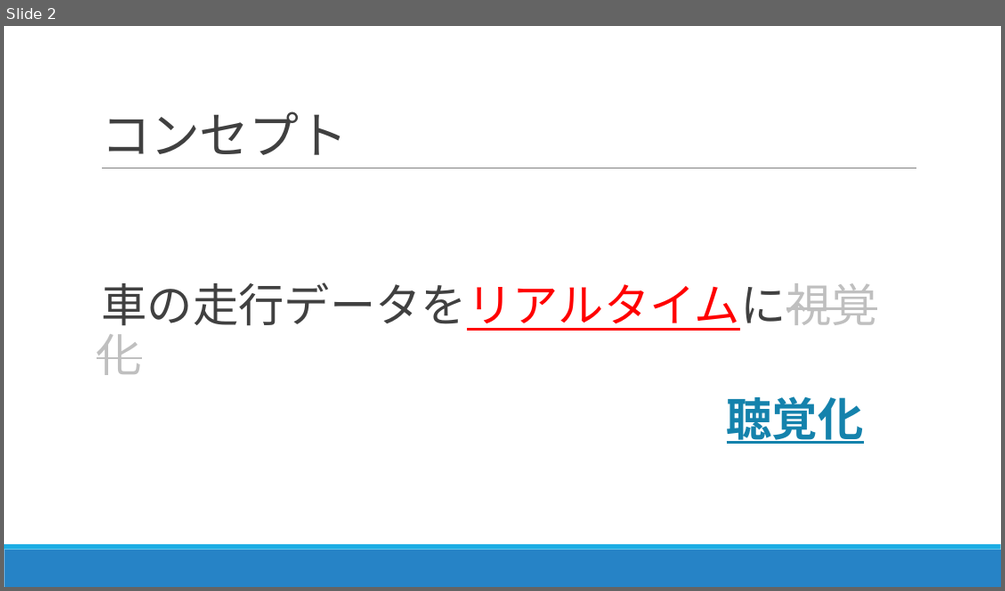
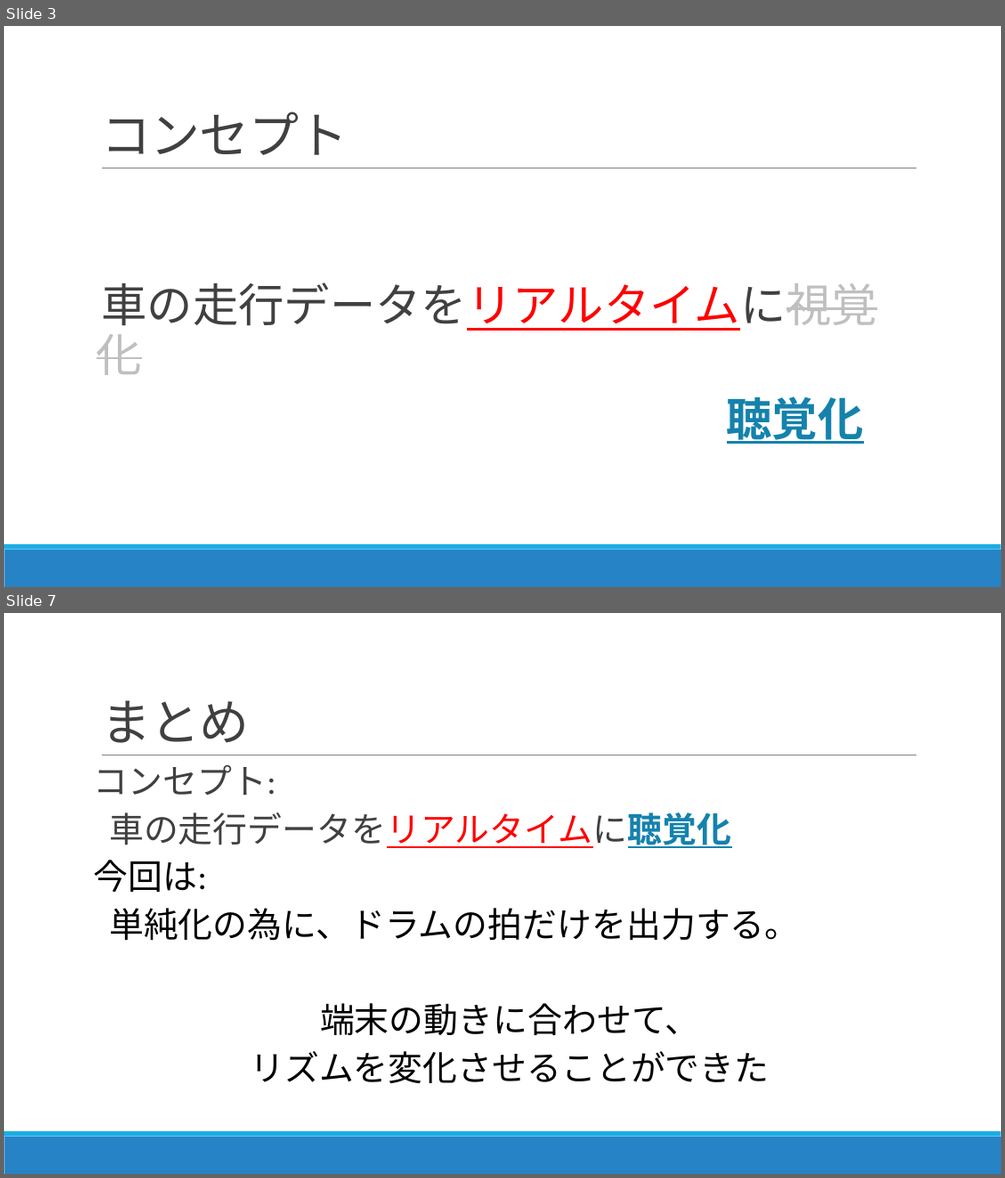
Before and after one commit to aquavit/comporive, a slide deck: コンポライブ.pptx. Shown one above the other, each under a label of ours: slide 2 before the commit, slides 3 and 7 after it; the slides between them are not shown. The pictures are 1005x591 and 1005x1178 pixels, drawn with LibreOffice and Linux fonts; fonts in the diff are those of the drawing. Boxes give left, top, right and bottom in pixels: in the first picture for what was removed or moved away, otherwise in the second. Text is boxed around its words. In the diff, an @@ line names an element or a change of style, - is before the commit and + after.

Commit message:
コンポライブ作成

```diff
--- a/コンポライブ.pptx
+++ b/コンポライブ.pptx
@@ slide 7 added at (4,613,1001,1174), background #FFFFFF; not listed: 3 template elements that a slide beside it also shows @@
@@ title added at (101,700,250,743), 48 pt, text #404040 @@
+まとめ
@@ text added at (94,765,800,1083), 33.3 pt, text #000000 @@
+コンセプト:
+車の走行データをリアルタイムに聴覚化
+今回は:
+単純化の為に、ドラムの拍だけを出力する。
+  端末の動きに合わせて、
+  リズムを変化させることができた
@@ what was slide 2 is now slide 3 @@
```
Also in this commit, not shown: 2 slides changed, 3 other slides added, 2 slides removed.
